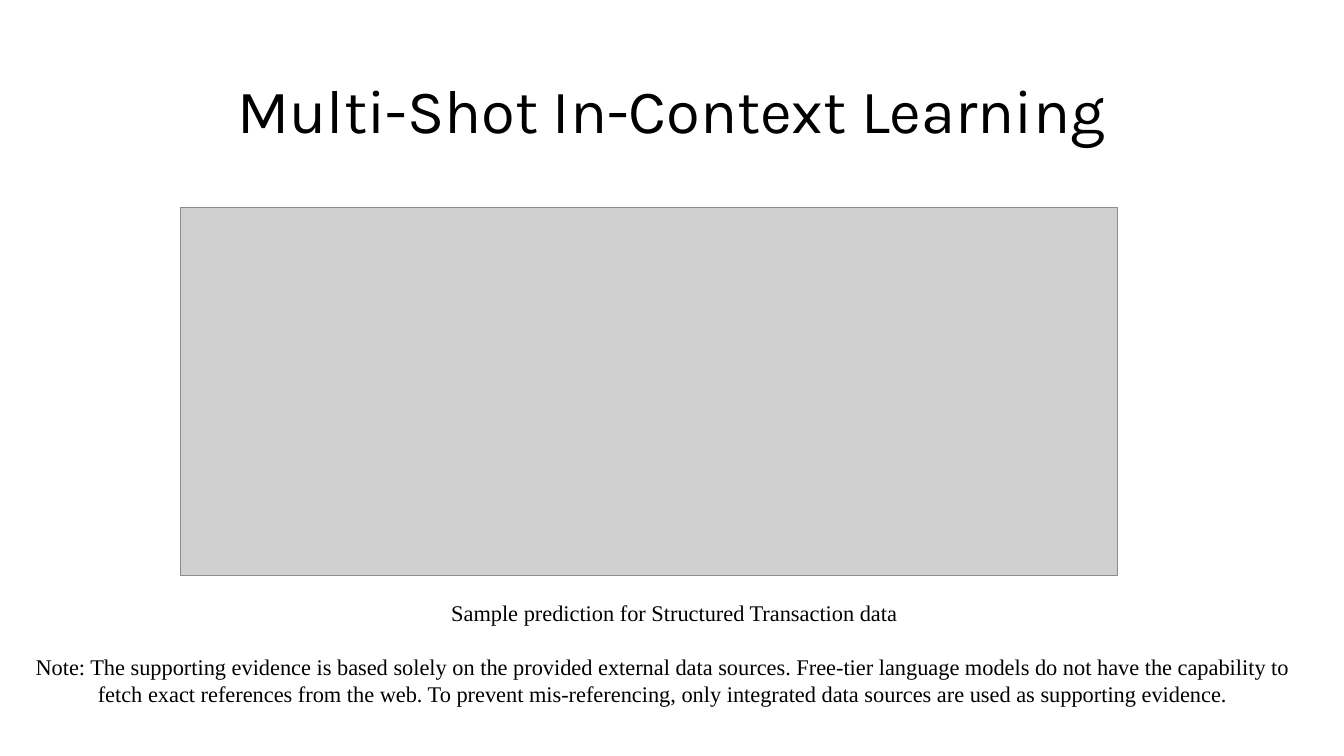
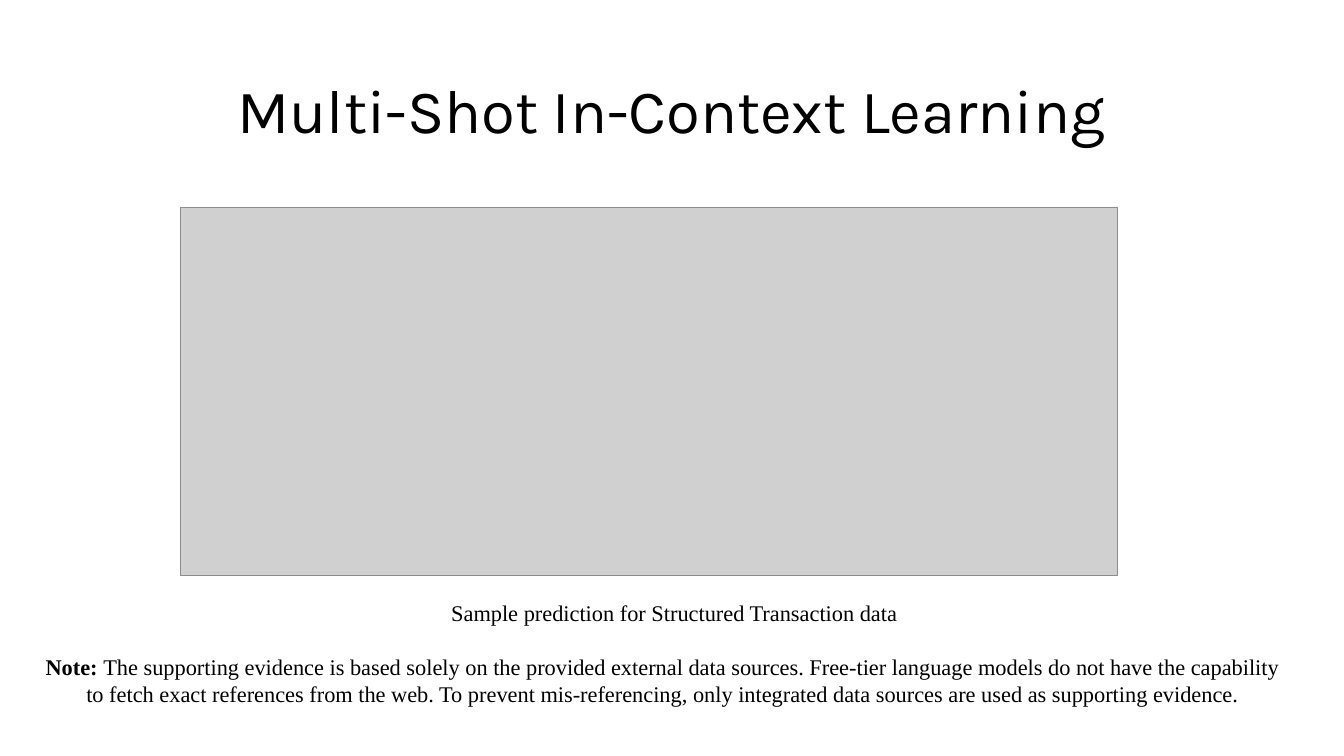
Before and after one commit to ewfx/aidel-load-runners, a slide deck: slide 12 of artifacts/demo/RiskAnalysis.pptx. Drawn at 1344x756 pixels with LibreOffice and Linux fonts; fonts in the diff are those of the drawing; grey boxes stand for pictures. Boxes give left, top, right and bottom in pixels: in the first picture for what was removed or moved away, otherwise in the second. Text is boxed around its words. In the diff, an @@ line names an element or a change of style, - is before the commit and + after.

```diff
--- a/artifacts/demo/RiskAnalysis.pptx
+++ b/artifacts/demo/RiskAnalysis.pptx
@@ text "Note: The supporting evidence is ..." at (46, 659, 1279, 707): bold on in "Note:" @@
```
Also in this commit, not shown: 4 other slides changed, 1 other file.
